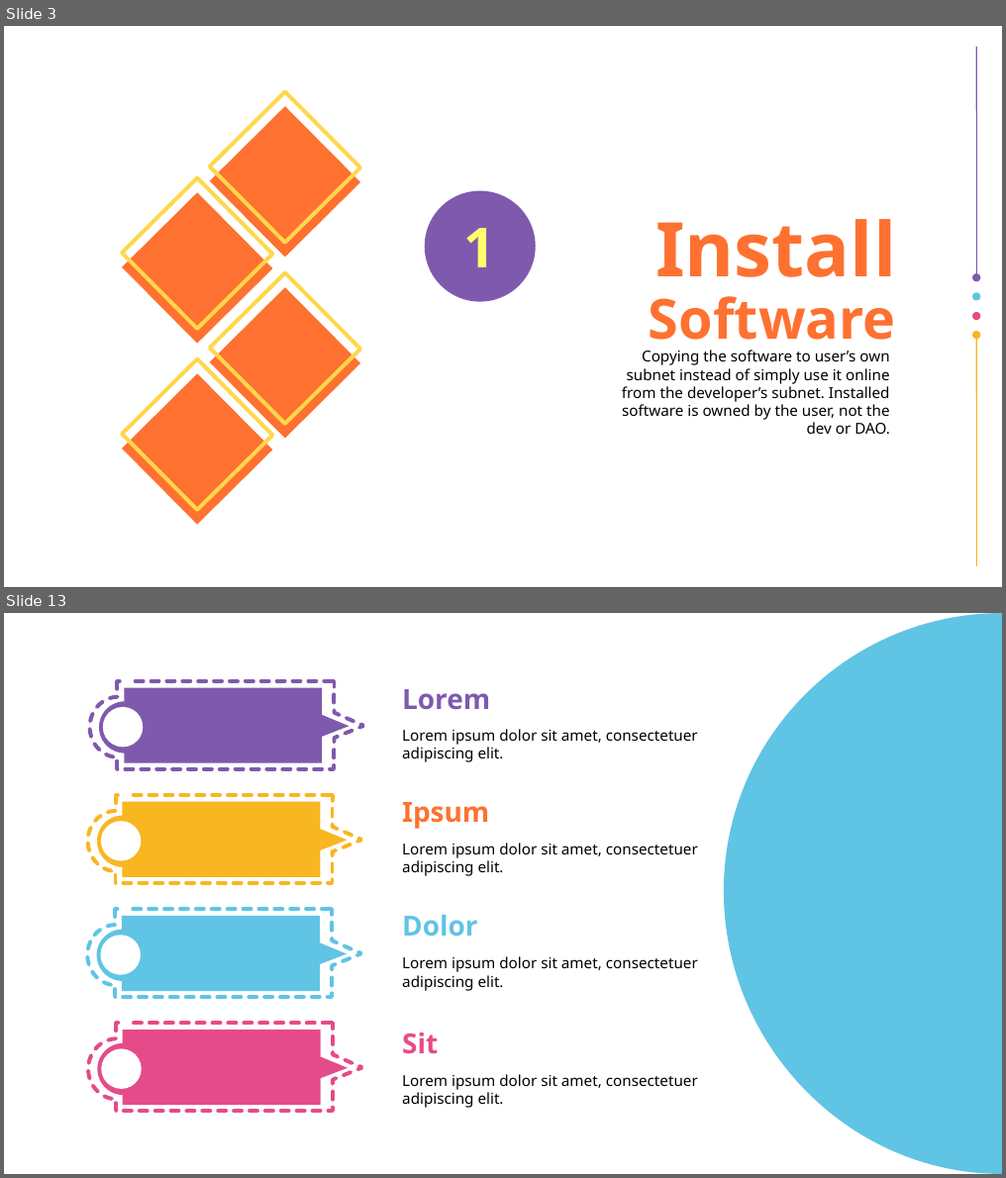
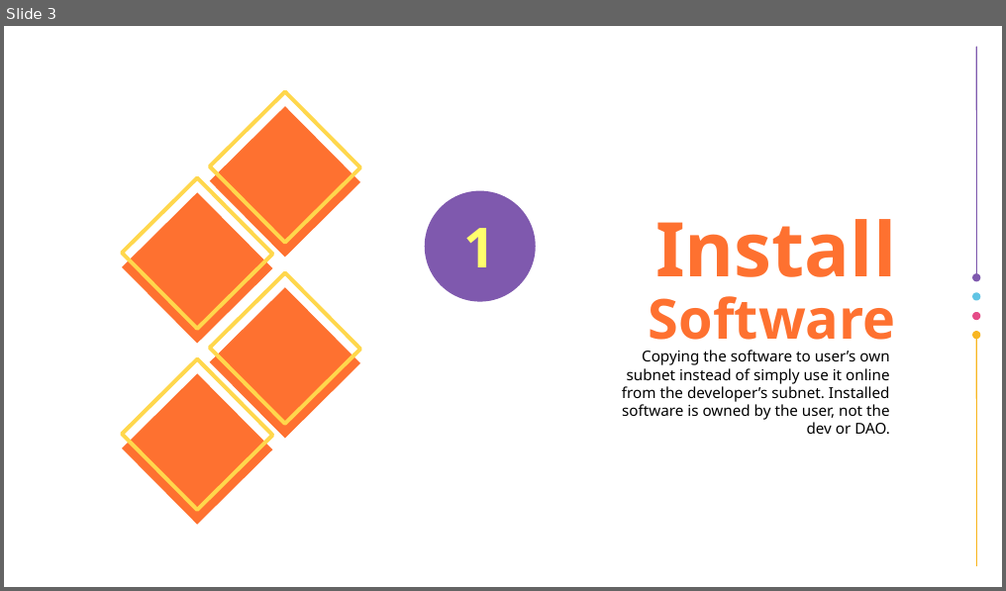
Before and after one commit to vporton/icp-package-manager, a slide deck: docs/presentation.odp. Shown one above the other, each under a label of ours: slides 3 and 13 before the commit, slide 3 after it; the slides between them are not shown. The pictures are 1006x1178 and 1006x591 pixels, drawn with LibreOffice and Linux fonts; fonts in the diff are those of the drawing; background and template pictures are left out. Boxes give left, top, right and bottom in pixels: in the first picture for what was removed or moved away, otherwise in the second. Text is boxed around its words. In the diff, an @@ line names an element or a change of style, - is before the commit and + after.

```diff
--- a/docs/presentation.odp
+++ b/docs/presentation.odp
@@ slide 13 removed at (x1=4, y1=613, x2=1002, y2=1174), background #FFFFFF @@
@@ freeform shape removed at (x1=724, y1=613, x2=1002, y2=1174) @@
@@ group removed at (x1=90, y1=681, x2=364, y2=795): 58 freeform shapes @@
@@ title removed at (x1=402, y1=689, x2=490, y2=710) @@
-Lorem
@@ title removed at (x1=402, y1=729, x2=698, y2=762) @@
-Lorem ipsum dolor sit amet, consectetuer adipiscing elit.
@@ group removed at (x1=88, y1=795, x2=362, y2=883): 32 freeform shapes @@
@@ title removed at (x1=402, y1=802, x2=489, y2=829) @@
-Ipsum
@@ title removed at (x1=402, y1=843, x2=698, y2=876) @@
-Lorem ipsum dolor sit amet, consectetuer adipiscing elit.
@@ group removed at (x1=87, y1=909, x2=361, y2=998): 45 freeform shapes @@
@@ title removed at (x1=402, y1=915, x2=477, y2=937) @@
-Dolor
@@ title removed at (x1=402, y1=957, x2=698, y2=991) @@
-Lorem ipsum dolor sit amet, consectetuer adipiscing elit.
@@ group removed at (x1=88, y1=1023, x2=362, y2=1112): 45 freeform shapes @@
@@ title removed at (x1=402, y1=1033, x2=438, y2=1055) @@
-Sit
@@ title removed at (x1=402, y1=1074, x2=698, y2=1108) @@
-Lorem ipsum dolor sit amet, consectetuer adipiscing elit.
```
Also in this commit, not shown: 2 slides changed, 7 slides added, 9 other slides removed, 1 other file.
